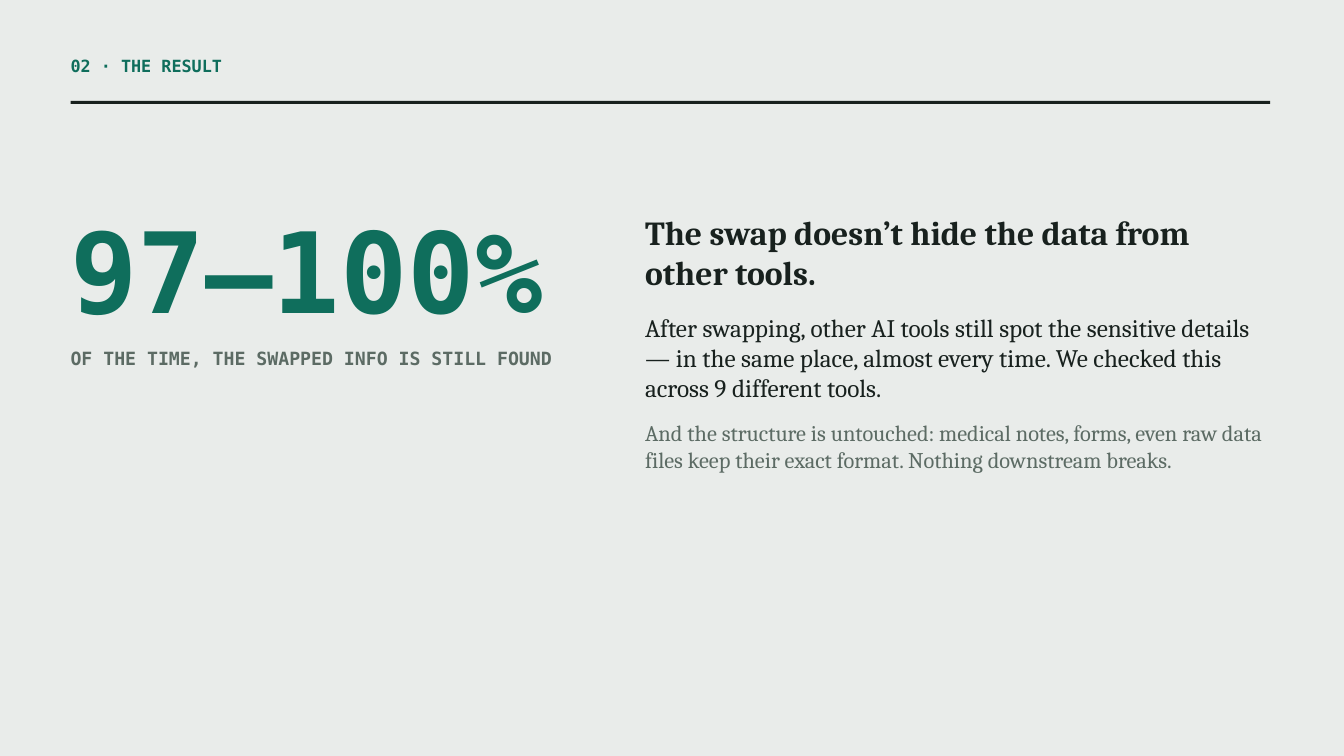
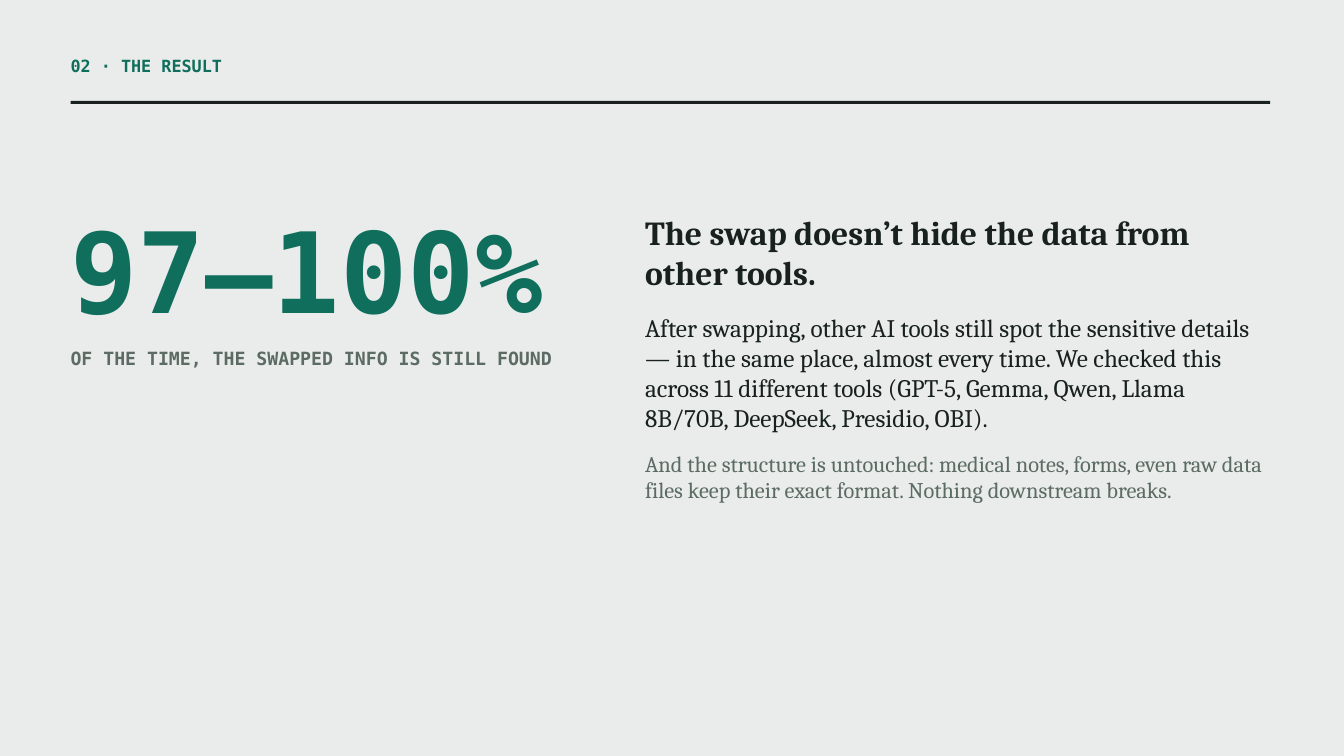
Before and after one commit to Custodian-Labs/guardian-layer-phi-benchmark, a slide deck: slide 3 of docs/guardian_layer_deck.pptx. Drawn at 1344x756 pixels with LibreOffice and Linux fonts; fonts in the diff are those of the drawing. Boxes give left, top, right and bottom in pixels: in the first picture for what was removed or moved away, otherwise in the second. Text is boxed around its words. In the diff, an @@ line names an element or a change of style, - is before the commit and + after.

Commit message:
Decks: update to 11 systems (incl. Llama 70B)
Regenerated all 4 decks (EN pptx + ZH pdf, external + internal) with the
system count updated 9->11 and the detector list naming Llama 8B/70B.

```diff
--- a/docs/guardian_layer_deck.pptx
+++ b/docs/guardian_layer_deck.pptx
@@ text at (645, 319, 1249, 433): text changed @@
-After swapping, other AI tools still spot the sensitive details — in the same place, almost every time. We checked this across 9 different tools.
+After swapping, other AI tools still spot the sensitive details — in the same place, almost every time. We checked this across 11 different tools (GPT-5, Gemma, Qwen, Llama 8B/70B, DeepSeek, Presidio, OBI).
```
Also in this commit, not shown: 6 other files.
